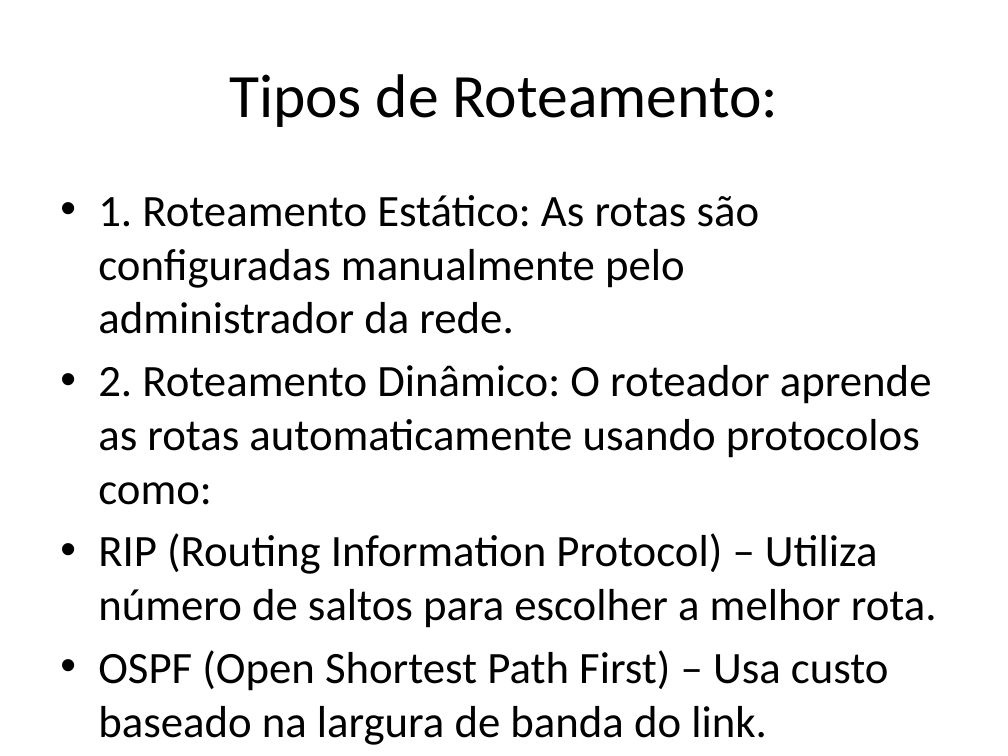
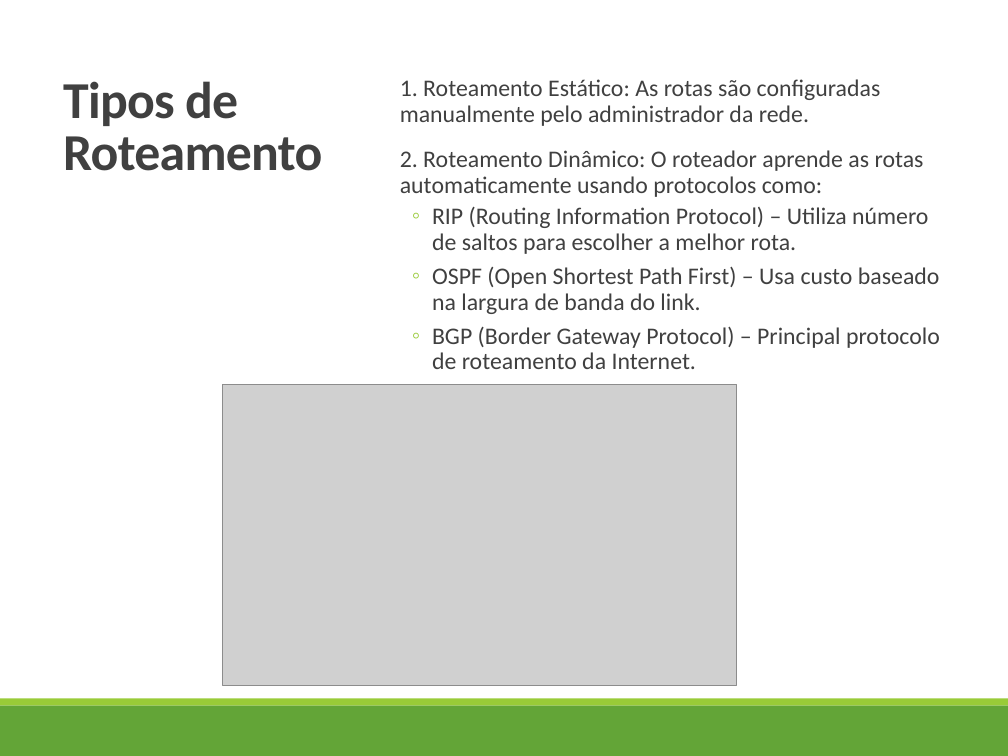
Before and after one commit to profAndreSouza/Material, a slide deck: slide 10 of Redes de Computadores/05 Camada de Rede.pptx (slide 7 before the commit). Drawn at 1008x756 pixels with LibreOffice and Linux fonts; fonts in the diff are those of the drawing; grey boxes stand for pictures. Boxes give left, top, right and bottom in pixels: in the first picture for what was removed or moved away, otherwise in the second. Text is boxed around its words. In the diff, an @@ line names an element or a change of style, - is before the commit and + after.

```diff
--- a/Redes de Computadores/05 Camada de Rede.pptx
+++ b/Redes de Computadores/05 Camada de Rede.pptx
@@ rectangle added at (0,0,1008,699), fill #FFFFFF @@
@@ title "Tipos de Roteamento" at (63,81,322,171): vertical alignment middle to top @@
@@ title at (63,81,322,171): text changed; size 44 to 37 pt; text colour #000000 to #404040; bold on @@
-Tipos de Roteamento:
+Tipos de Roteamento
@@ text "1. Roteamento Estático: As rotas ...": place and size @@
-text "1. Roteamento Estático: As rotas ..." at (98,195,937,745)
+text "1. Roteamento Estático: As rotas ..." at (400,79,940,369)
@@ text "1. Roteamento Estático: As rotas ..." at (400,79,940,369): size 32 to 17 pt, text colour #000000 to #404040; bullet • to  ; line spacing 1 to 0.9; more space between paragraphs; bullet • to ◦; list level 1 to 2 in "RIP (Routing Information Protocol) – ..."; list level 1 to 2 in "OSPF (Open Shortest Path First) ..."; list level 1 to 2 in "BGP (Border Gateway Protocol) – ..." @@
@@ picture added at (223,384,737,684) @@
@@ rectangle added at (0,699,1008,706), fill #99CB38 @@
@@ rectangle added at (0,706,1008,756), fill #63A537 @@
```
Also in this commit, not shown: 9 other slides changed, 2 slides added, 5 slides removed, 1 other file.
